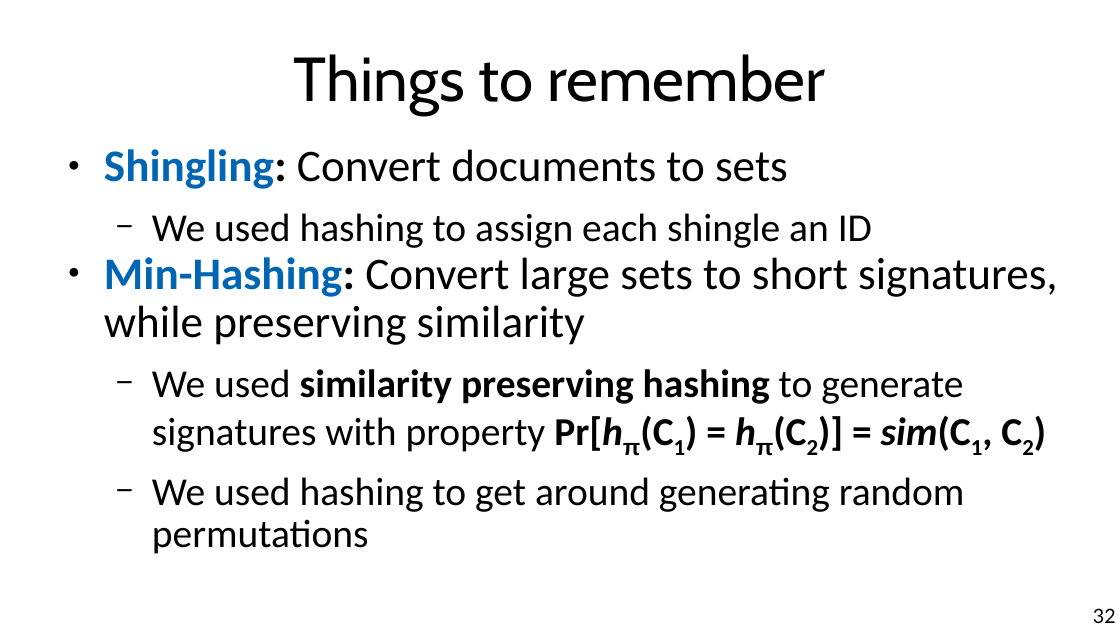
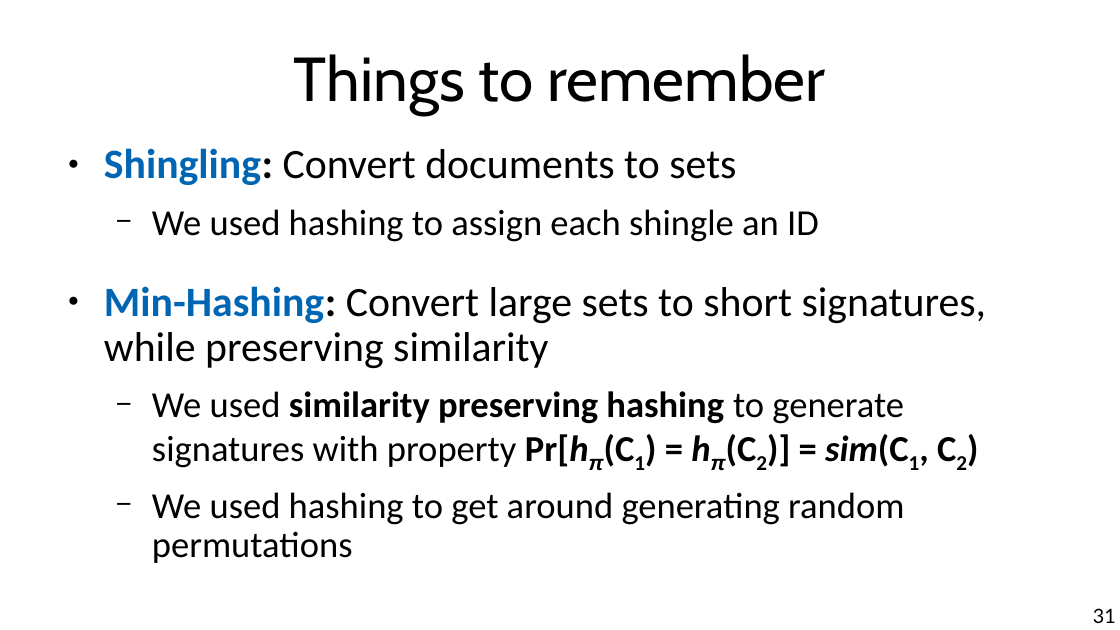
Before and after one commit to chatox/data-mining-course, a slide deck: slide 31 of theory/odp/tt08_near_duplicates.odp (slide 32 before the commit). Drawn at 1120x630 pixels with LibreOffice and Linux fonts; fonts in the diff are those of the drawing. Boxes give left, top, right and bottom in pixels: in the first picture for what was removed or moved away, otherwise in the second. Text is boxed around its words. In the diff, an @@ line names an element or a change of style, - is before the commit and + after.

```diff
--- a/theory/odp/tt08_near_duplicates.odp
+++ b/theory/odp/tt08_near_duplicates.odp
@@ text "Shingling: Convert documents to sets" at [104,148,986,563]: size 32 to 29.6 pt in "Shingling: Convert documents to sets", "Min-Hashing: Convert large sets to short signatures, ..."; size 28 to 25.9 pt in "We used hashing to assign each shingle ...", "We used similarity preserving hashing to generate ...", "We used hashing to get around generating ..."; italic on in "Pr[hπ(C1) hπ(C2)]"; more space between paragraphs @@
@@ page number at [1093,608,1116,623]: text changed @@
-32
+31
```
Also in this commit, not shown: 9 other slides changed, 1 slide added, 2 slides removed, 6 other files.
